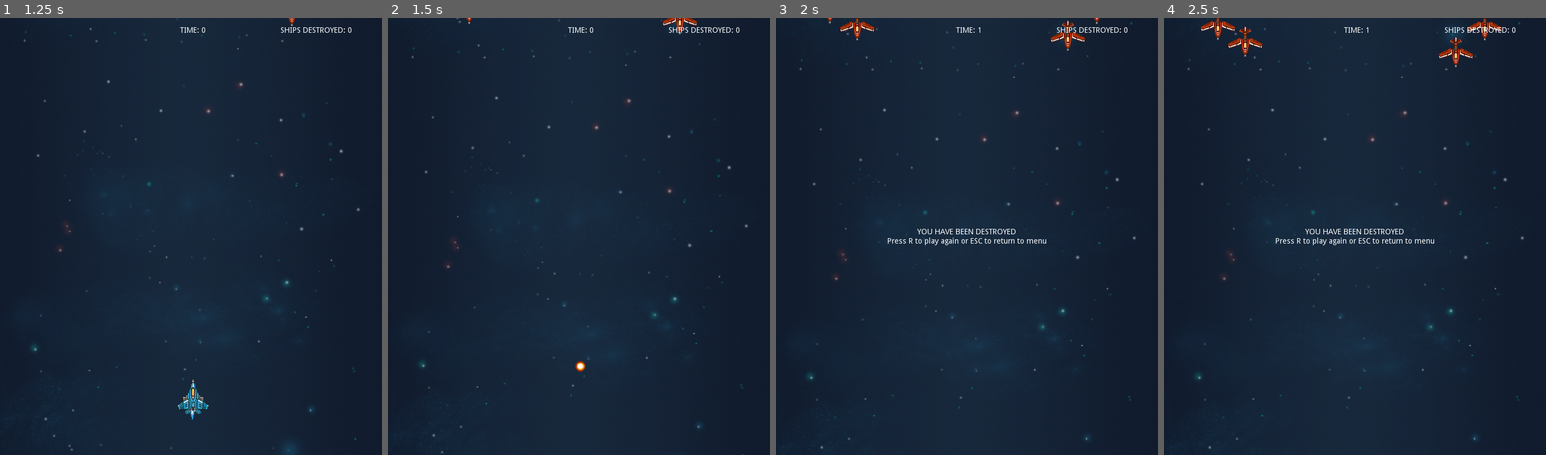
Above: before the commit, frames 1-4 (left to right).
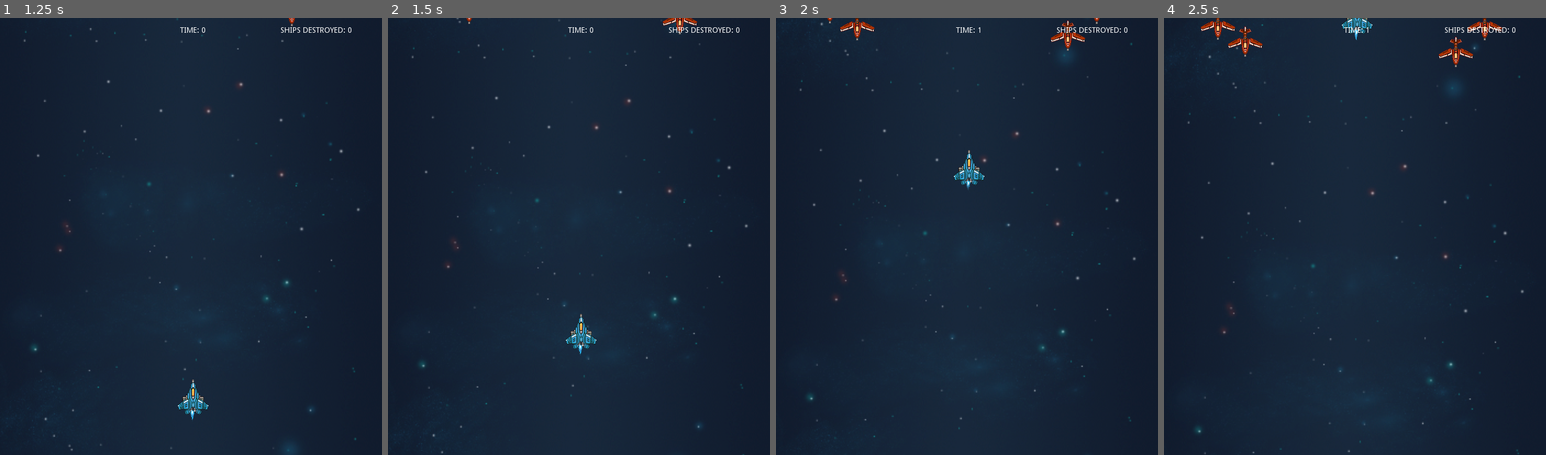
Above: after the commit, the same moments.

Repository: jdibble21/FP-Space-Odyssey
Game: Godot game, scene res://src/Menu.tscn
Same seed, same stepped clock (60 frames per second), same inputs: the game is played once before the commit and once after it.
Inputs (mouse positions are in pixels of both pictures, inside the frame that each line leads up to):
- Up to frame 1 (1.25 s): click "PLAY!" at 0.5 s
- Up to frame 2 (1.5 s): move the mouse to (559, 323) at 1.27 s; hold W (move_up) from 1.28 s (still down); click (559, 323) at 1.35 s
- Up to frame 3 (2 s): keep holding W (move_up)
- Up to frame 4 (2.5 s): keep holding W (move_up); tap R at 2 s; move the mouse to (1469, 302) at 2.02 s; click (1469, 302) at 2.1 s

Frame 1 is identical in both runs. In frame 2, 0.3% of the frame differs, in the area x 46-55%, y 67-81%; in frame 3, 1.2%, in the area x 6-95%, y 0-99%; in frame 4, 1.2%.

Commit message:
Modify groups for player detection

Diff:
--- a/project/src/Asteroid_Hazards/AsteroidHazardOne.gd
+++ b/project/src/Asteroid_Hazards/AsteroidHazardOne.gd
@@ -1,3 +1,4 @@
+# Asteroid hazard that spawns randomly on the x axis
 extends Area2D
 
 const SPEED := 80
--- a/project/src/Asteroid_Hazards/AsteroidHazardOne.tscn
+++ b/project/src/Asteroid_Hazards/AsteroidHazardOne.tscn
@@ -23,7 +23,9 @@
 "values": [ 0.0, 90.0, 180.0, 270.0, 360.0 ]
 }
 
-[node name="AsteroidHazardOne" type="Area2D"]
+[node name="AsteroidHazardOne" type="Area2D" groups=[
+"hazard",
+]]
 script = ExtResource( 1 )
 
 [node name="CollisionShape2D" type="CollisionShape2D" parent="."]
--- a/project/src/Level_One/LevelOne.gd
+++ b/project/src/Level_One/LevelOne.gd
@@ -1,5 +1,8 @@
 # Handles scrolling background, global values such as scoring, music,
 # and end of level situations. Also handles launching asteroid hazards
+# IGNORED WARNINGS:
+# the connect() functions returned a value I could not access
+# nor do I need to use, even though the signal itself is still used
 extends Node2D
 
 const SPEED := 2
--- a/project/src/Player/Player.gd
+++ b/project/src/Player/Player.gd
@@ -49,21 +49,22 @@
 	b.transform = $Muzzle.global_transform
 
 
-func _on_HitBox_hit(_area):
-	emit_signal("player_hit")
-	print("player hit!!!")
-	_player_lives -= 1
-	if _player_lives <= 0:
-		set_process(false)
-		$ShipSprite.play("destroyed")
-		$Muzzle/Sprite.hide()
-		$ShipExhaustSprite.hide()
-		var timer = Timer.new()
-		timer.set_wait_time(0.3)
-		add_child(timer)
-		timer.start()
-		yield(timer, "timeout")
-		emit_signal("player_defeated")
+func _on_HitBox_hit(area):
+	if area.is_in_group("hazard"):
+		emit_signal("player_hit")
+		print("player hit!!!")
+		_player_lives -= 1
+		if _player_lives <= 0:
+			set_process(false)
+			$ShipSprite.play("destroyed")
+			$Muzzle/Sprite.hide()
+			$ShipExhaustSprite.hide()
+			var timer = Timer.new()
+			timer.set_wait_time(0.3)
+			add_child(timer)
+			timer.start()
+			yield(timer, "timeout")
+			emit_signal("player_defeated")
 
 func _on_enemy_destroyed():
 	emit_signal("enemy_destroyed")
--- a/project/src/Projectiles/EnemyStandardBullet.tscn
+++ b/project/src/Projectiles/EnemyStandardBullet.tscn
@@ -16,7 +16,9 @@
 "speed": 8.0
 } ]
 
-[node name="EnemyStandardBullet" type="Area2D"]
+[node name="EnemyStandardBullet" type="Area2D" groups=[
+"hazard",
+]]
 script = ExtResource( 2 )
 
 [node name="CollisionShape2D" type="CollisionShape2D" parent="."]
--- a/project/src/Standard_Enemies/StandardEnemyEasy.tscn
+++ b/project/src/Standard_Enemies/StandardEnemyEasy.tscn
@@ -50,7 +50,9 @@
 scale = Vector2( 0.513865, 0.525494 )
 texture = ExtResource( 5 )
 
-[node name="AnimatedSprite" type="AnimatedSprite" parent="."]
+[node name="AnimatedSprite" type="AnimatedSprite" parent="." groups=[
+"hazard",
+]]
 frames = SubResource( 2 )
 animation = "destroyed"
 
